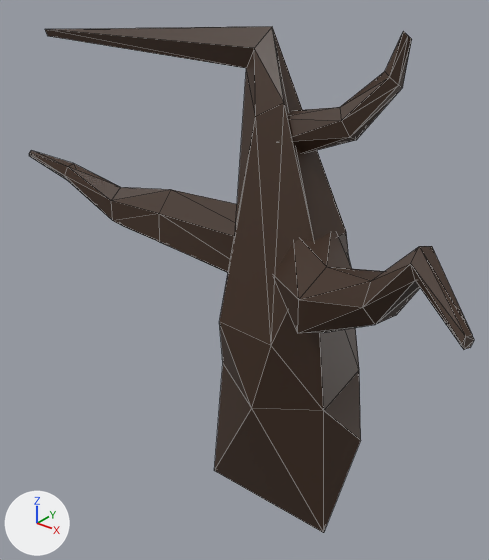
An edit to the glTF model assets/tree.glb, drawn before and after from the same camera.
One viewpoint serves both versions: a 50 mm camera at (3.39, -4.87, 2.2) aimed at (-0.58, 0.09, -0.88). The axes (+X, +Y, +Z) are drawn at lower left. The lights are the same throughout. Mesh edges are drawn as thin lines. Where no turn or scale is listed for an object, it has been applied to the vertices. Vertices at the same position are counted once.

Objects in the first picture: 'arm2', 'arm2.001', 'terrain_better_tree', 'terrain_better_tree_arm1'.
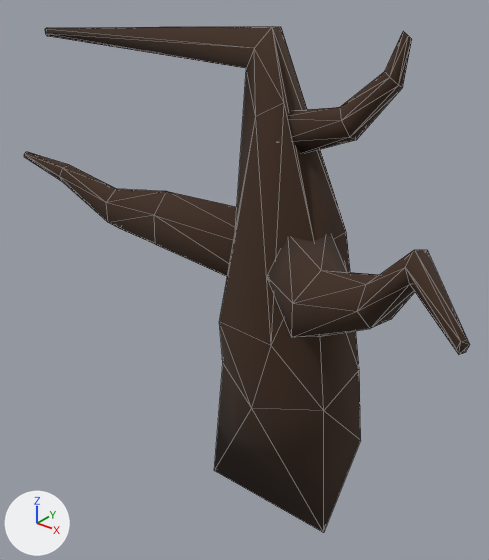
Edits to the scene script, one JSON object a line:
```json
{"op": "set", "path": "mat_treebark.roughness", "old": "0.5", "new": "1.0"}
{"block": "me_cylinder_001", "where": "# used by ob_terrain_better_tree; location = (0.12, 0.0, -2.59)"}
{"op": "remove", "block": "me_cylinder_001", "code": "me_cylinder_001.from_pydata(...)  # 25 vertices, 46 faces; spans x -3.41..0.86, y -0.77..0.84, z -0.5..4.19"}
{"op": "add", "block": "me_cylinder_001", "code": "me_cylinder_001.from_pydata(...)  # 32 vertices, 60 faces; spans x -3.41..0.86, y -0.77..0.84, z -0.5..4.19"}
{"block": "me_cylinder_001", "change": "me_cylinder_001 part 1"}
{"block": "me_cylinder_001", "change": "14 faces are deleted"}
{"block": "me_cylinder_001", "change": "7 vertices are added at x -3.4..0.04, y -0.07..0.46, z 1.14..4.17"}
{"block": "me_cylinder_001", "change": "28 new faces join them"}
{"block": "me_cylinder_001", "change": "me_cylinder_001 part 2: the surface is now shaded smooth"}
{"op": "set", "path": "ob_terrain_better_tree_arm1.location", "old": "(0.76, 0.46, -0.67)", "new": "(0.76, 0.39, -0.67)"}
{"op": "set", "path": "ob_arm2.location", "old": "(0.86, -0.33, -0.35)", "new": "(0.86, -0.41, -0.35)"}
```

Where the change shows, as pixel boxes (x1, y1, x2, y2) in the pictures (489 x 560 px):
```json
{"object": "terrain_better_tree", "change": "surface changed, reshaped", "before": [45, 27, 361, 533], "after": [45, 27, 361, 533]}
{"object": "arm2", "change": "moved", "before": [274, 232, 474, 350], "after": [267, 235, 469, 355]}
{"object": "terrain_better_tree_arm1", "change": "surface changed, moved", "before": [29, 150, 237, 273], "after": [24, 152, 237, 277]}
{"object": "arm2.001", "change": "surface changed", "before": [288, 34, 412, 153], "after": [288, 34, 412, 153]}
{"part": 1, "of": "me_cylinder_001", "change": "built on", "before": [45, 29, 254, 68], "after": [45, 27, 345, 227]}
```
